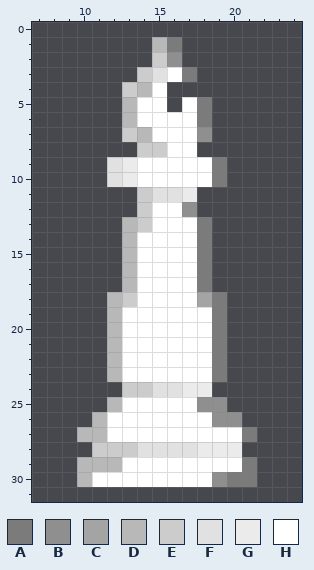
File history of a pixel-art sprite, assets/textures/pieces/bishop_w.png. That is the earlier state.
The file is 32x32 pixels. Colours within 5 levels of each other are drawn and written as one. Shown: x 7..24, y 0..31.
Palette (. is transparent): A #7b7b7b  B #8f8f8f  C #a4a4a4  D #b8b8b8  E #cccccc  F #e1e1e1  G #ebebeb  H #ffffff
Pixels before, first column x 10:
 1 .....DA.....
 2 .....EB.....
 3 ....EFHA....
 4 ...EDH......
 5 ...DHH.HA...
 6 ...DHHHHA...
 7 ...EDHHHB...
 8 ....EEHH....
 9 ..FGHHHHHA..
10 ..FGHHHHHA..
11 ....EFFG....
12 ....EHHB....
13 ...DEHHHA...
14 ...DHHHHA...
15 ...DHHHHA...
16 ...DHHHHA...
17 ...DHHHHA...
18 ..DEHHHHCA..
19 ..DHHHHHHA..
20 ..DHHHHHHA..
21 ..DHHHHHHA..
22 ..DHHHHHHA..
23 ..DHHHHHHA..
24 ...EEFFGG...
25 ..DHHHHHBB..
26 .DHHHHHHHBB.
27 DDHHHHHHHHHA
28 .EEEFFFFGGG.
29 DDDHHHHHHHHA
30 DHHHHHHHHBAA
The same view after the edit:
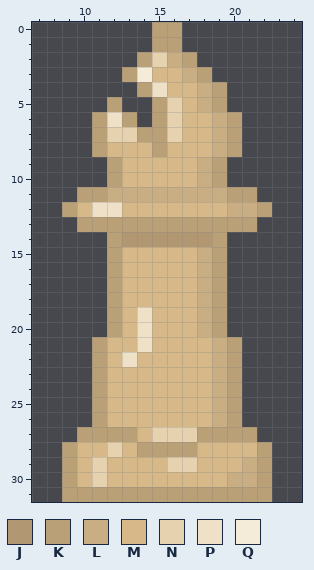
Colours new in this view: J #b29872  K #baa077  L #c9ae84  M #d6b889  N #e7d2b0  P #efe1c8  Q #f4ebd8
What changed:
Changed rows in their new state; - is an unchanged pixel.
first column x 9:
 0 ------KK------
 1 ------KK------
 2 -----KNLK-----
 3 ----KQMMLK----
 4 ----.KPMMLK---
 5 ---K..KNMLK---
 6 --KPK.KNMMLK--
 7 --KNNKKNMMLK--
 8 --KMMMKMMMLK--
 9 ---KMMMMMLK---
10 ---KMMMMMLK---
11 -KKLLLLLLLLKK-
12 KMPPMMMMMMMLLK
13 -KKKKKKKKKKKK-
14 ---KJJJJJJK---
15 ---KMMMMMLK---
16 ---KMMMMMLK---
17 ---KMMMMMLK---
18 ---KMMMMMLK---
19 ---KMPMMMLK---
20 ---KMPMMMLK---
21 --KMMPMMMMLK--
22 --KMPMMMMMLK--
23 --KMMMMMMMLK--
24 --KMMMMMMMLK--
25 --KMMMMMMMLK--
26 --KMMMMMMMLK--
27 -KKKKMNNNKKKK-
28 KMMNMKKKKMMMMK
29 KMNMMMMNNMMMLK
30 KMNMMMMMMMMLLK
31 KKKKKKKKKKKKKK
